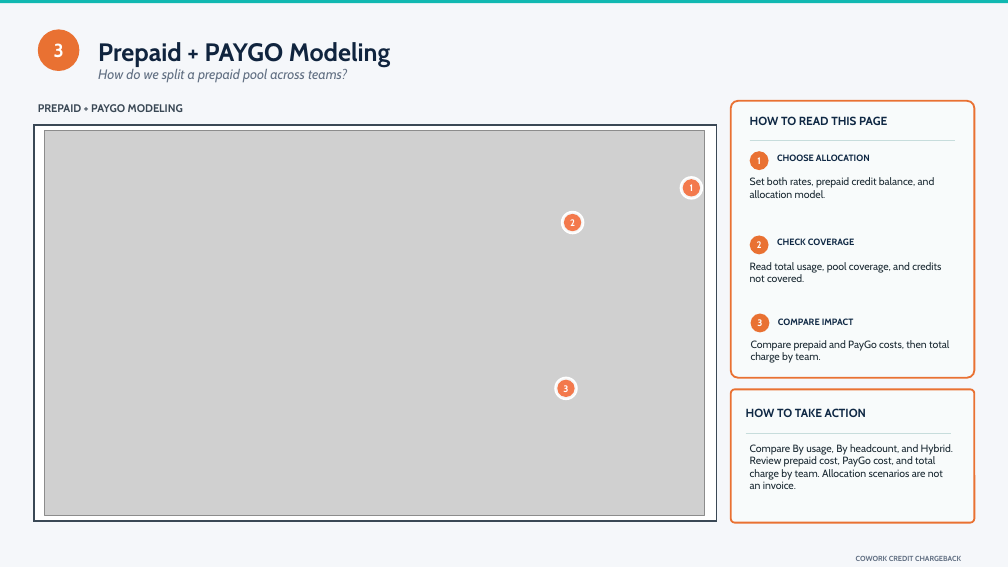
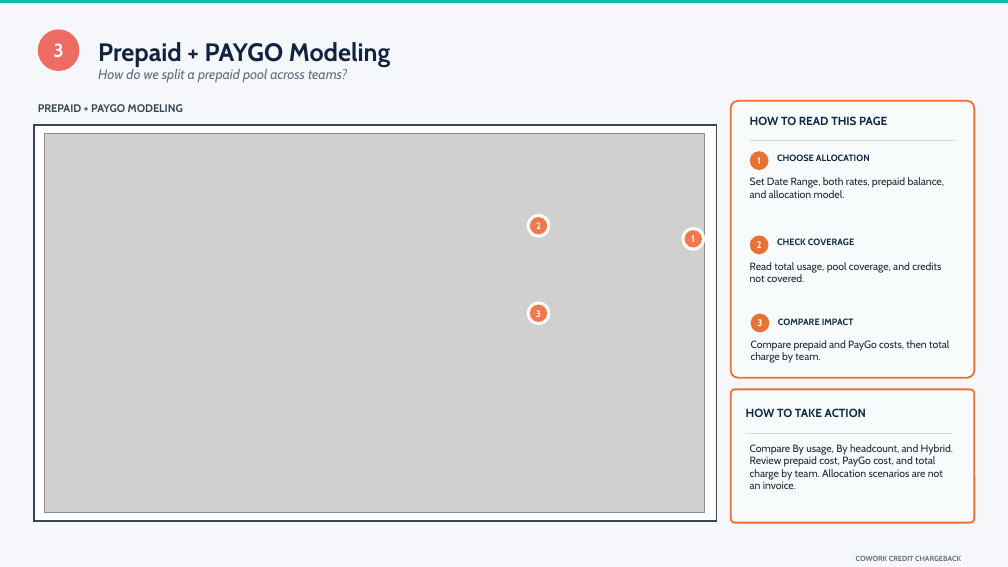
Before and after one commit to microsoft/CreditUsage, a slide deck: slide 11 of Cowork Chargeback - Report Reading Guide.pptx. Drawn at 1008x567 pixels with LibreOffice and Linux fonts; fonts in the diff are those of the drawing; grey boxes stand for pictures. Boxes give left, top, right and bottom in pixels: in the first picture for what was removed or moved away, otherwise in the second. Text is boxed around its words. In the diff, an @@ line names an element or a change of style, - is before the commit and + after.

```diff
--- a/Cowork Chargeback - Report Reading Guide.pptx
+++ b/Cowork Chargeback - Report Reading Guide.pptx
@@ ellipse at [38, 29, 79, 71]: fill #E97132 to #EF6C62 @@
@@ picture: place and size @@
-picture at [45, 130, 705, 516]
+picture at [45, 134, 705, 513]
@@ text at [750, 177, 944, 198]: text changed @@
-Set both rates, prepaid credit balance, and allocation model.
+Set Date Range, both rates, prepaid balance, and allocation model.
@@ ellipse: place and size @@
-ellipse at [562, 212, 584, 234]
+ellipse at [528, 215, 550, 237]
@@ ellipse "2": place and size @@
-ellipse "2" at [564, 214, 582, 231]
+ellipse "2" at [530, 217, 547, 234]
@@ ellipse: place and size @@
-ellipse at [681, 177, 702, 199]
+ellipse at [683, 228, 705, 250]
@@ ellipse "1": place and size @@
-ellipse "1" at [683, 179, 700, 197]
+ellipse "1" at [685, 231, 702, 248]
@@ ellipse: place and size @@
-ellipse at [555, 377, 577, 399]
+ellipse at [528, 302, 550, 324]
@@ ellipse "3": place and size @@
-ellipse "3" at [557, 380, 575, 397]
+ellipse "3" at [530, 305, 547, 322]
```
Also in this commit, not shown: 6 other slides changed, 1 slide added.
